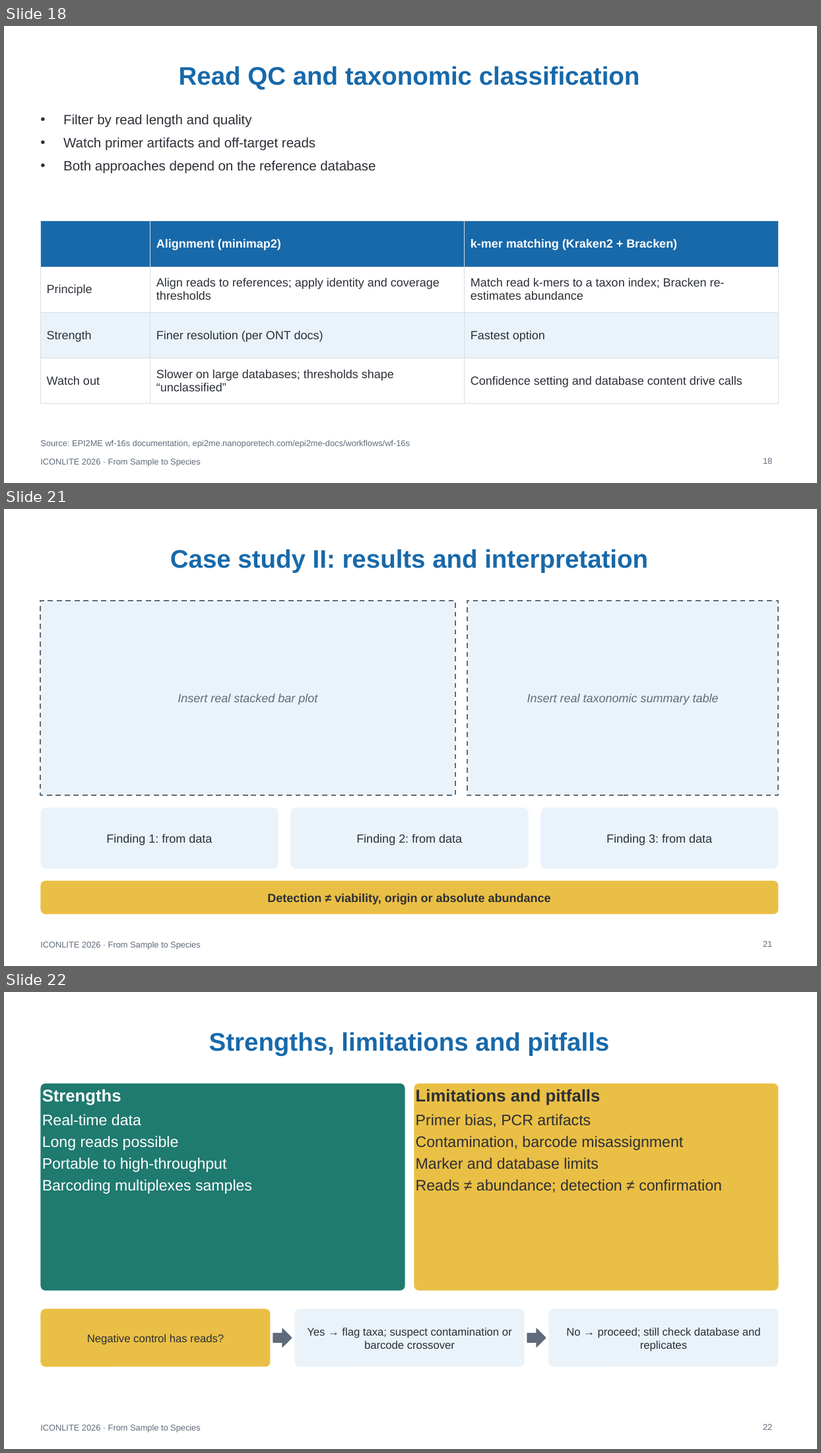
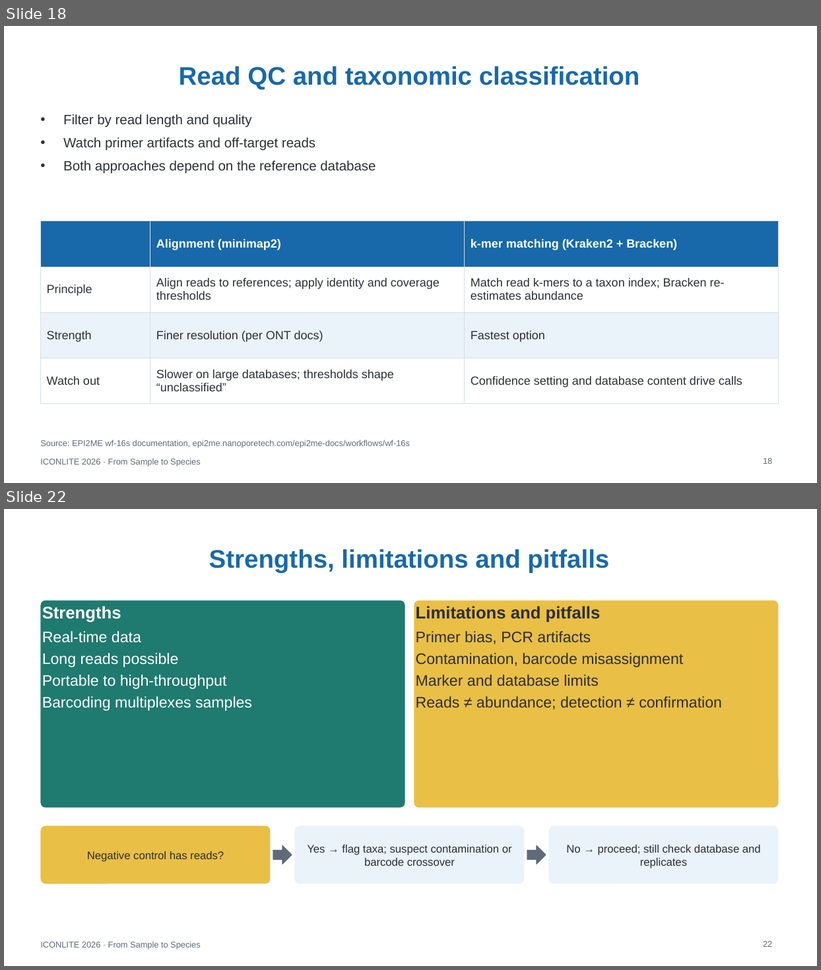
Before and after one commit to WhyAdr/ICONLITE-2026, a slide deck: ICONLITE_ONT_Amplicon_Sequencing_Workshop.pptx. Shown one above the other, each under a label of ours: slides 18, 21 and 22 before the commit, slides 18 and 22 after it; the slides between them are not shown. The pictures are 821x1453 and 821x970 pixels, drawn with LibreOffice and Linux fonts; fonts in the diff are those of the drawing. Boxes give left, top, right and bottom in pixels: in the first picture for what was removed or moved away, otherwise in the second. Text is boxed around its words. In the diff, an @@ line names an element or a change of style, - is before the commit and + after.

Commit message:
Update PPTX and storyboard: implement Option B (R10 chemistry and eDNA adaptation), embed real gel, pore, flow cell and basecalling visuals, and preserve audience callouts

```diff
--- a/ICONLITE_ONT_Amplicon_Sequencing_Workshop.pptx
+++ b/ICONLITE_ONT_Amplicon_Sequencing_Workshop.pptx
@@ slide 21 removed at bbox=[4, 509, 817, 966], background #FFFFFF; not listed: 1 template element that a slide beside it also shows @@
@@ title removed at bbox=[170, 549, 648, 572] @@
-Case study II: results and interpretation
@@ rectangle removed at bbox=[40, 601, 455, 795] @@
-Insert real stacked bar plot
@@ rectangle removed at bbox=[467, 601, 779, 795] @@
-Insert real taxonomic summary table
@@ rounded rectangle removed at bbox=[40, 808, 279, 869] @@
-Finding 1: from data
@@ rounded rectangle removed at bbox=[290, 808, 529, 869] @@
-Finding 2: from data
@@ rounded rectangle removed at bbox=[541, 808, 779, 869] @@
-Finding 3: from data
@@ rounded rectangle removed at bbox=[40, 881, 779, 915] @@
-Detection ≠ viability, origin or absolute abundance
@@ page number removed at bbox=[763, 941, 772, 947] @@
-21
```
Also in this commit, not shown: 7 slides changed, 2 slides added, 1 other slide removed, 2 other files.
